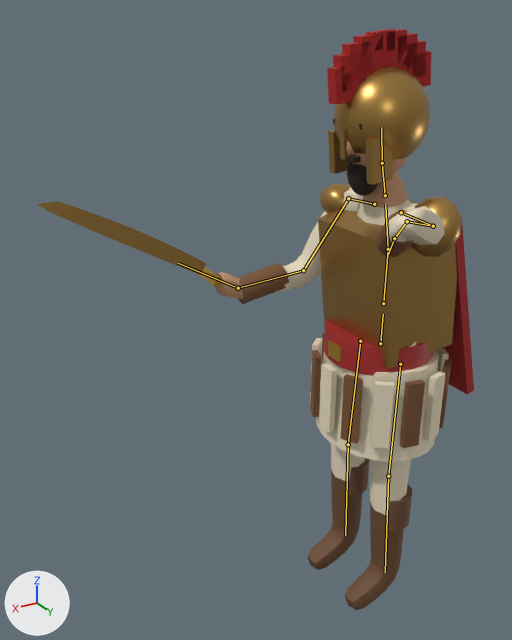
One commit to the glTF model models/era1/yunon_otliq.glb: the scene before it, then after it.
The view is the same before and after, from a 50 mm lens placed at (1.389, 1.58, 1.898), pointed at (0.378, -0.105, 1.056). Arrows for +X, +Y and +Z are at lower left; the lights stay in place. The older version comes first. Both versions are drawn at frame 24 of the action 'Block'; the numbers are the values there. The bones that change, and the others that lie on the model, are drawn over the model as lines.

Names of what the first picture shows: 'Body', 'Sword'.
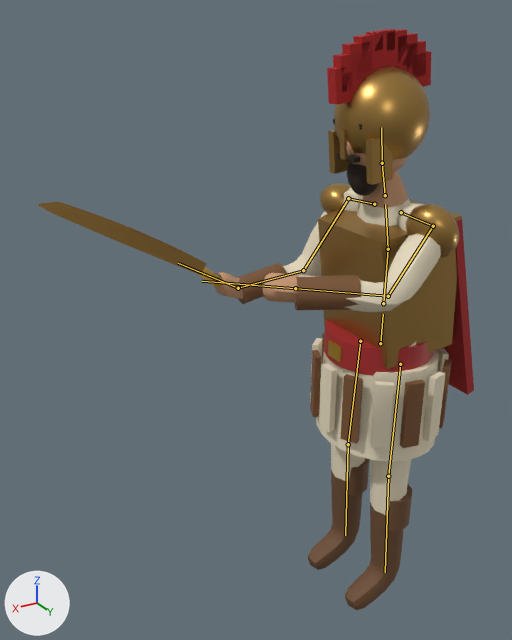
Where the change shows, as pixel boxes (x1, y1, x2, y2) in the pictures (512 x 640 px):
'Body', posed
    both: (215, 29, 474, 610)
bone 'UpperArm.L', root to tip
    before: (433, 226) to (407, 221)
    after: (433, 226) to (388, 296)
bone 'ForeArm.L', root to tip
    before: (407, 221) to (394, 238)
    after: (388, 296) to (295, 288)

The edits, one by one:
Bone 'UpperArm.L' (bone_upperarm_l) turns from (34, -7, -115) to (17, -7, -67) degrees about its own x, y and z.
Bone 'ForeArm.L' (bone_forearm_l) turns from (-136, -54, -47) to (-45, 28, -65) degrees about its own x, y and z.
